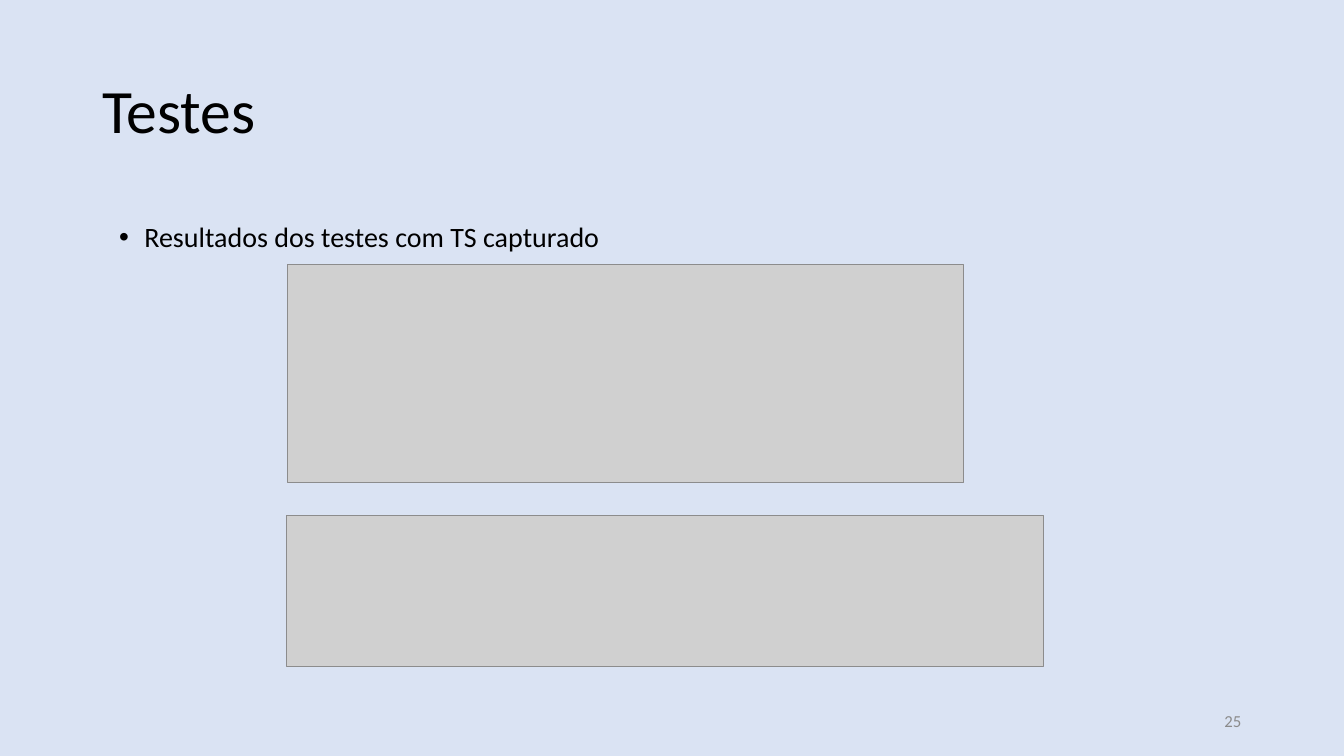
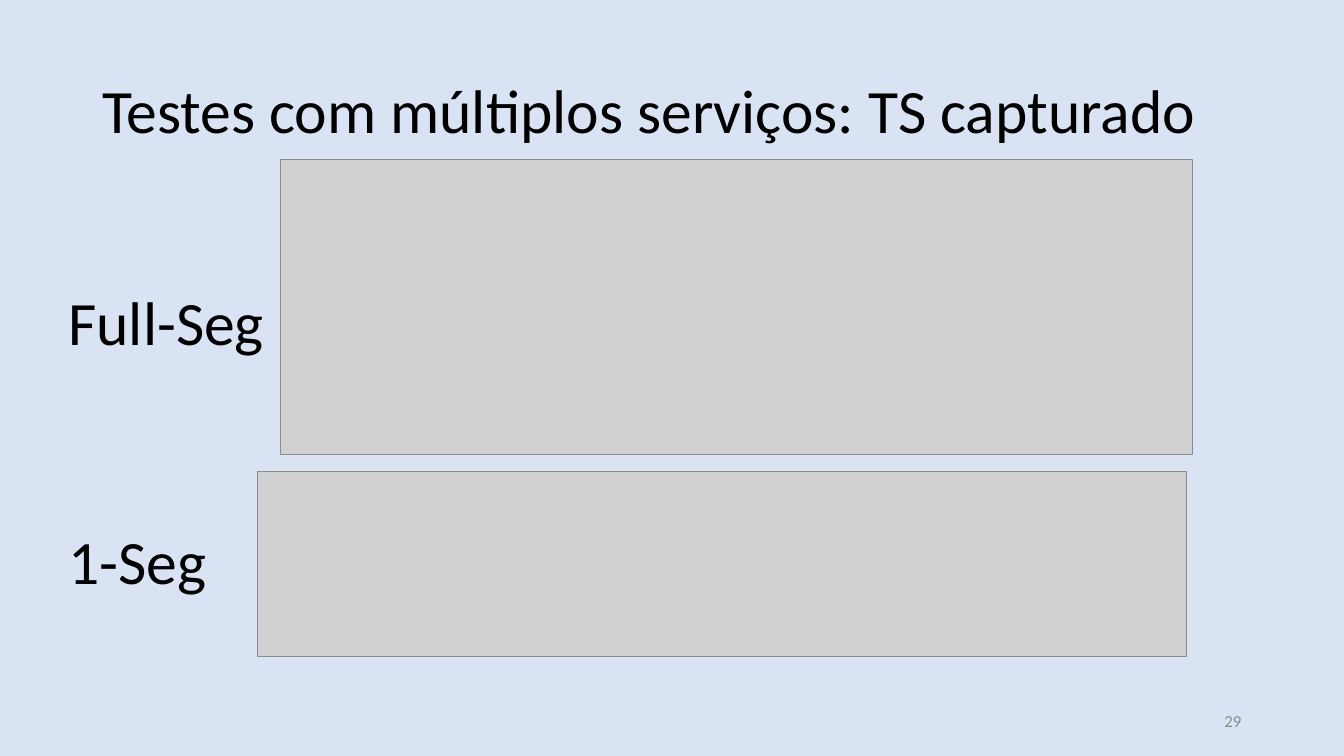
Before and after one commit to nasall2/TCC, a slide deck: slide 29 of relatorio/abntex2-modelos-1.9.2/figuras/apresentacao.pptx (slide 25 before the commit). Drawn at 1344x756 pixels with LibreOffice and Linux fonts; fonts in the diff are those of the drawing; grey boxes stand for pictures. Boxes give left, top, right and bottom in pixels: in the first picture for what was removed or moved away, otherwise in the second. Text is boxed around its words. In the diff, an @@ line names an element or a change of style, - is before the commit and + after.

```diff
--- a/relatorio/abntex2-modelos-1.9.2/figuras/apresentacao.pptx
+++ b/relatorio/abntex2-modelos-1.9.2/figuras/apresentacao.pptx
@@ text at (102,90,1195,144): text changed @@
-Testes
+Testes com múltiplos serviços: TS capturado
@@ picture: place and size @@
-picture at (287,264,964,483)
+picture at (280,160,1193,455)
@@ text removed at (144,227,599,252) @@
-• Resultados dos testes com TS capturado
@@ text added at (68,302,263,356), 44 pt, text #000000 @@
+Full-Seg
@@ picture: place and size @@
-picture at (286,515,1044,666)
+picture at (258,472,1187,657)
@@ text added at (68,544,206,595), 44 pt, text #000000 @@
+1-Seg
@@ page number at (1224,716,1241,727): text changed @@
-25
+29
```
Also in this commit, not shown: 28 other slides changed, 10 slides added, 3 slides removed.
